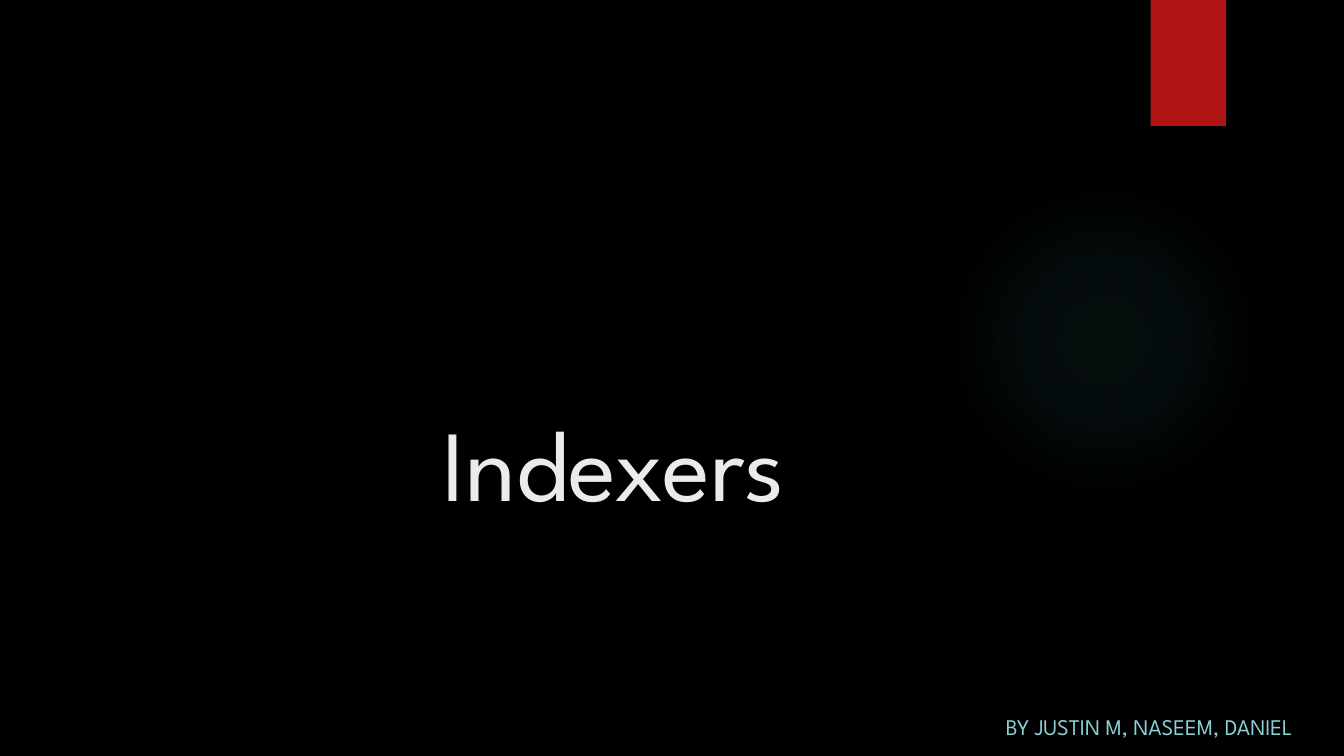
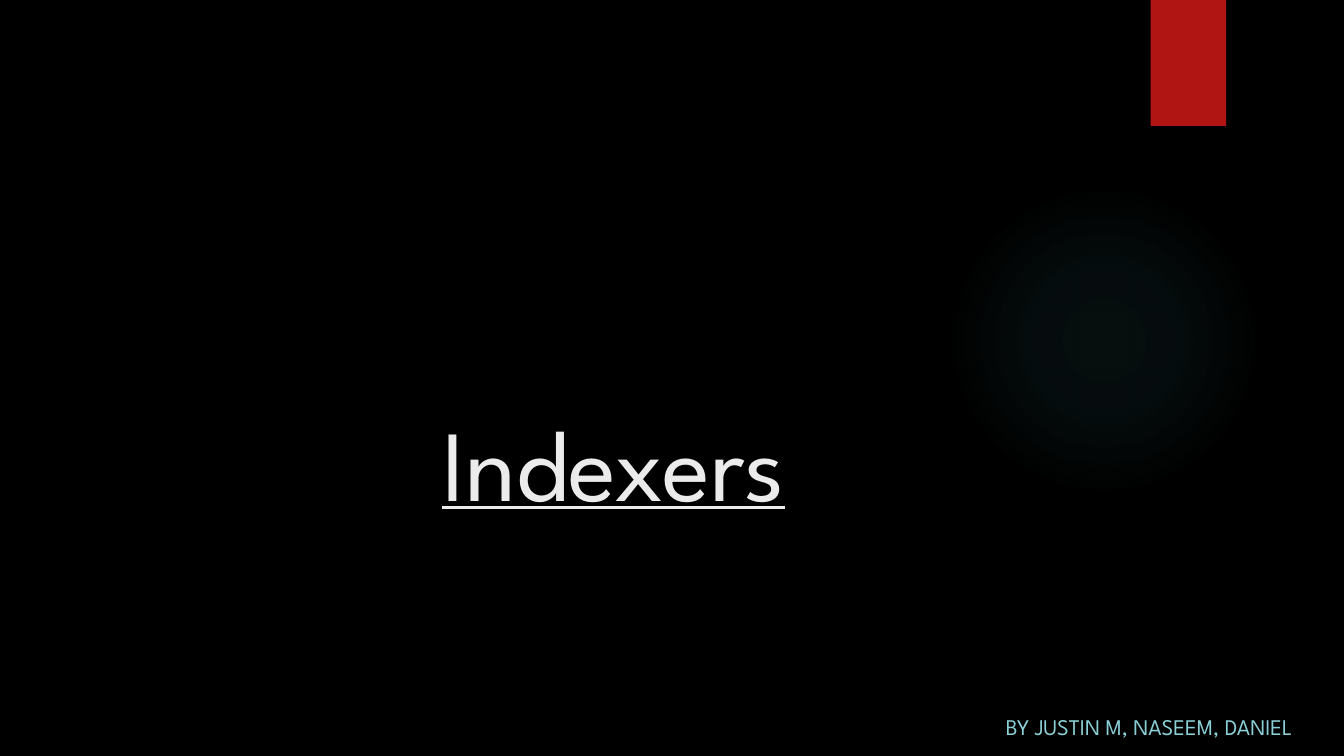
Before and after one commit to J-O-K-E-R/3717, a slide deck: slide 1 of 3951/Indexes.pptx. Drawn at 1344x756 pixels with LibreOffice and Linux fonts; fonts in the diff are those of the drawing; background and template pictures are left out. Boxes give left, top, right and bottom in pixels: in the first picture for what was removed or moved away, otherwise in the second. Text is boxed around its words. In the diff, an @@ line names an element or a change of style, - is before the commit and + after.

```diff
--- a/3951/Indexes.pptx
+++ b/3951/Indexes.pptx
@@ title "Indexers" at bbox=[442, 431, 785, 509]: underline on @@
```
Also in this commit, not shown: 2 other slides changed, 2 slides added, 2 slides removed.
